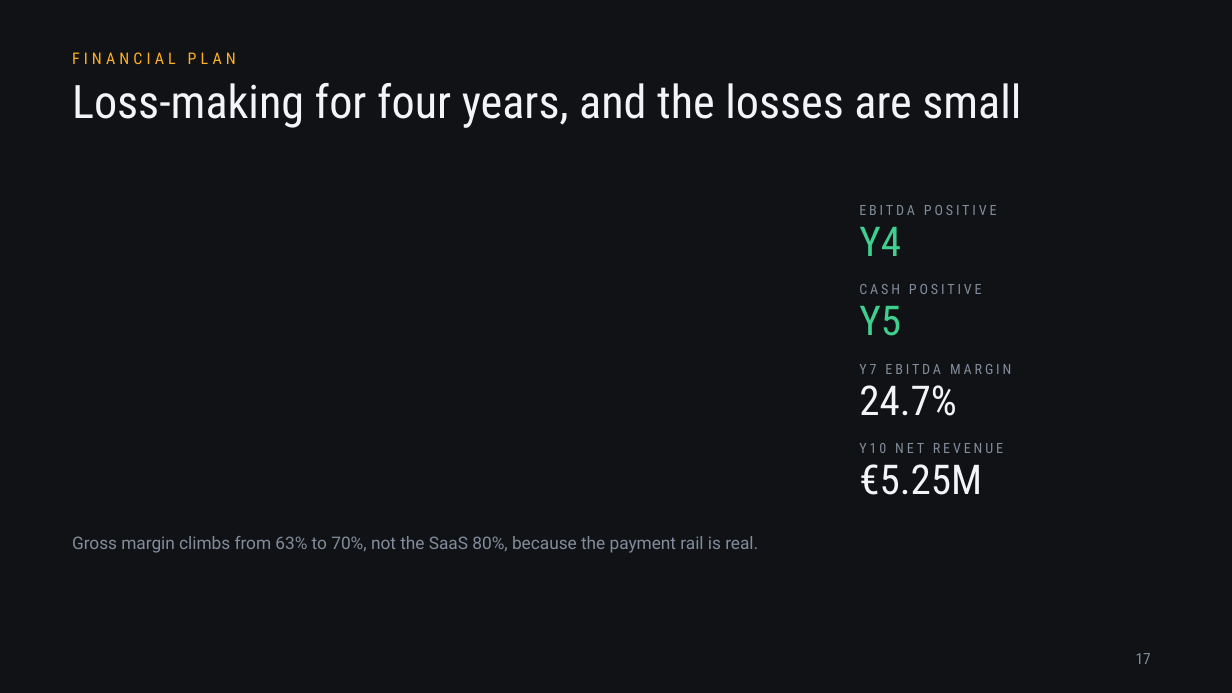
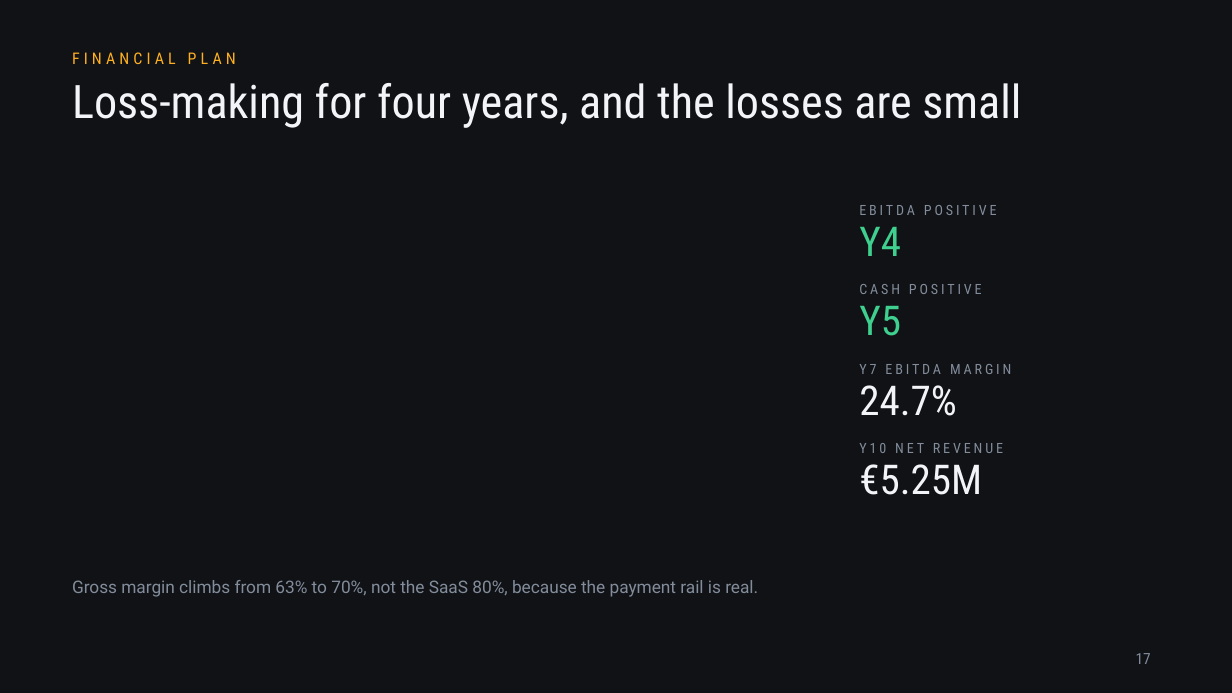
Before and after one commit to jadzoghaib/stride, a slide deck: slide 17 of deck/Stride_Pitch_Deck.pptx. Drawn at 1232x693 pixels with LibreOffice and Linux fonts; fonts in the diff are those of the drawing. Boxes give left, top, right and bottom in pixels: in the first picture for what was removed or moved away, otherwise in the second. Text is boxed around its words. In the diff, an @@ line names an element or a change of style, - is before the commit and + after.

```diff
--- a/deck/Stride_Pitch_Deck.pptx
+++ b/deck/Stride_Pitch_Deck.pptx
@@ text "Gross margin climbs from 63% ...": place and size @@
-text "Gross margin climbs from 63% ..." at <box>72,536,758,553</box>
+text "Gross margin climbs from 63% ..." at <box>72,580,758,597</box>
```
Also in this commit, not shown: 6 other slides changed, 1 slide added, 1 slide removed, 2 other files.
